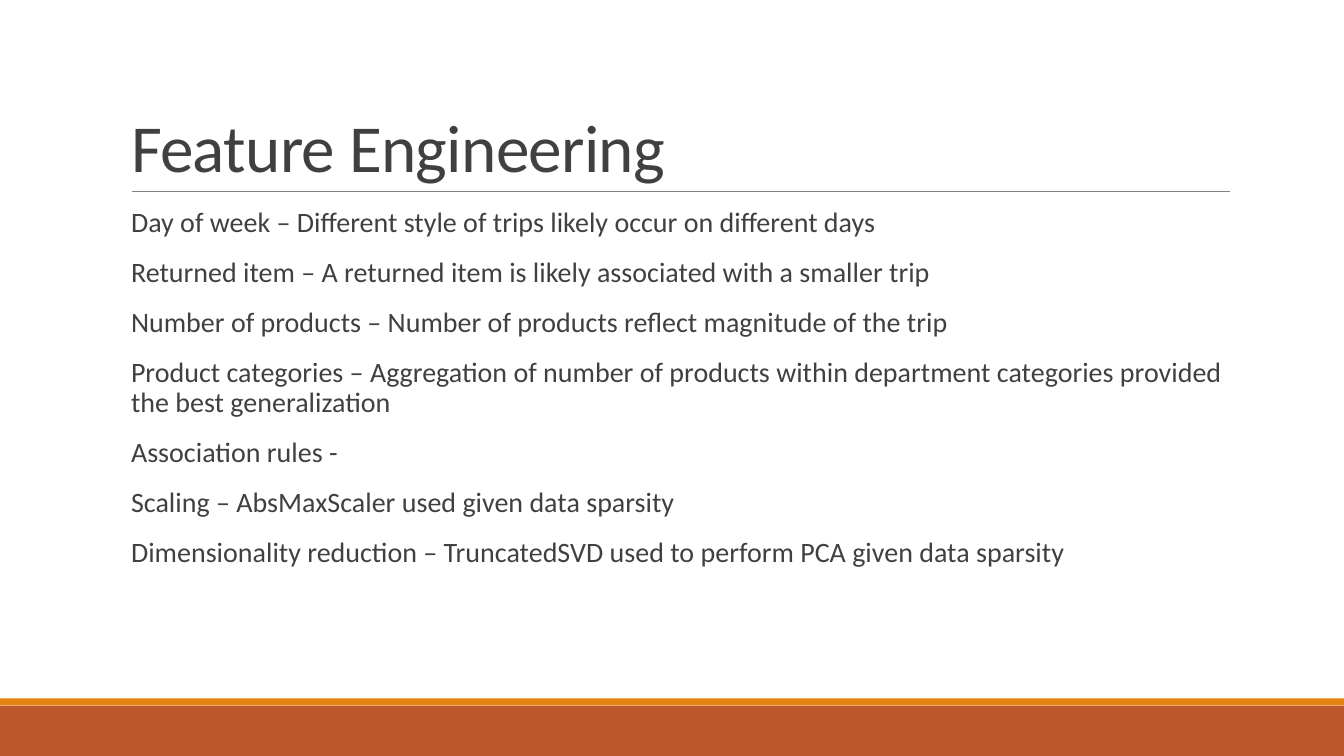
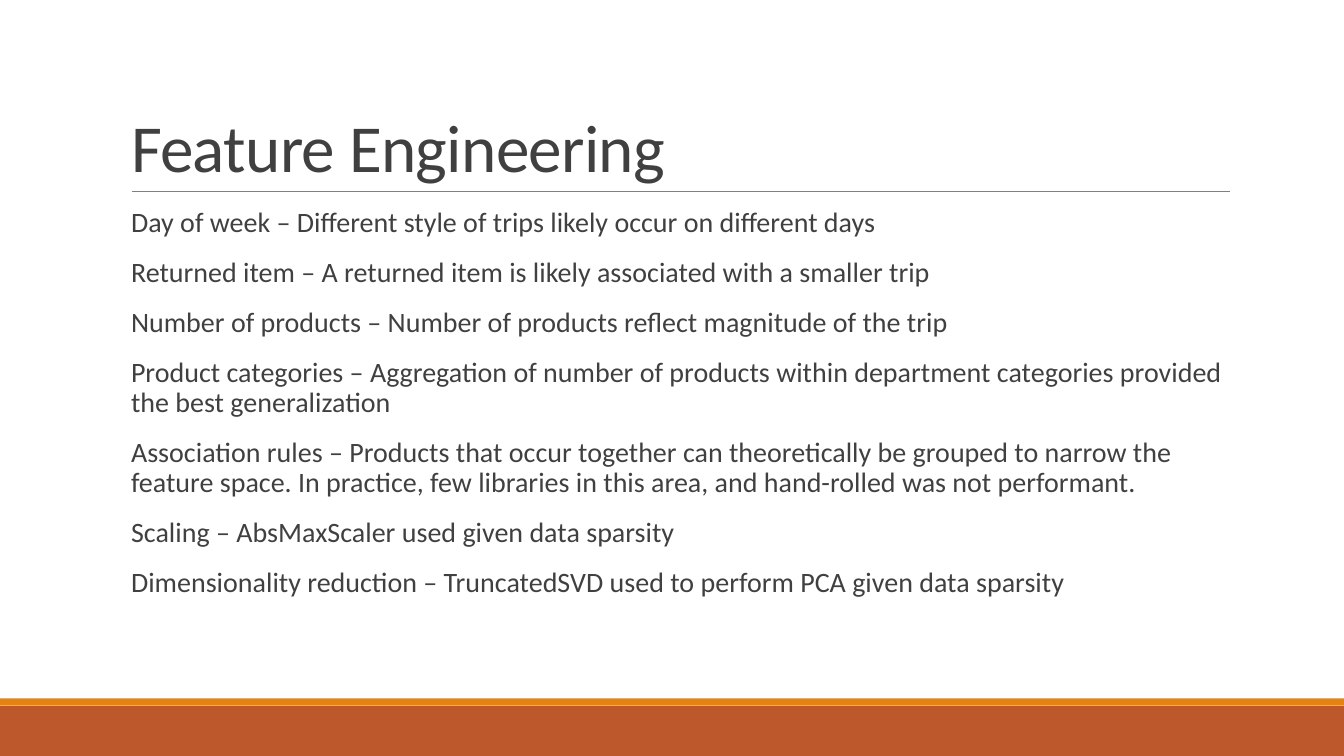
Before and after one commit to richardhitchens/Project, a slide deck: slide 3 of Final_project.pptx. Drawn at 1344x756 pixels with LibreOffice and Linux fonts; fonts in the diff are those of the drawing. Boxes give left, top, right and bottom in pixels: in the first picture for what was removed or moved away, otherwise in the second. Text is boxed around its words. In the diff, an @@ line names an element or a change of style, - is before the commit and + after.

Commit message:
updated ppt

```diff
--- a/Final_project.pptx
+++ b/Final_project.pptx
@@ text at bbox=[131, 442, 1171, 497]: text changed @@
-  Association rules -
+  Association rules – Products that occur together can theoretically be grouped to narrow the feature space. In practice, few libraries in this area, and hand-rolled was not performant.
```
Also in this commit, not shown: 1 other slide changed.
